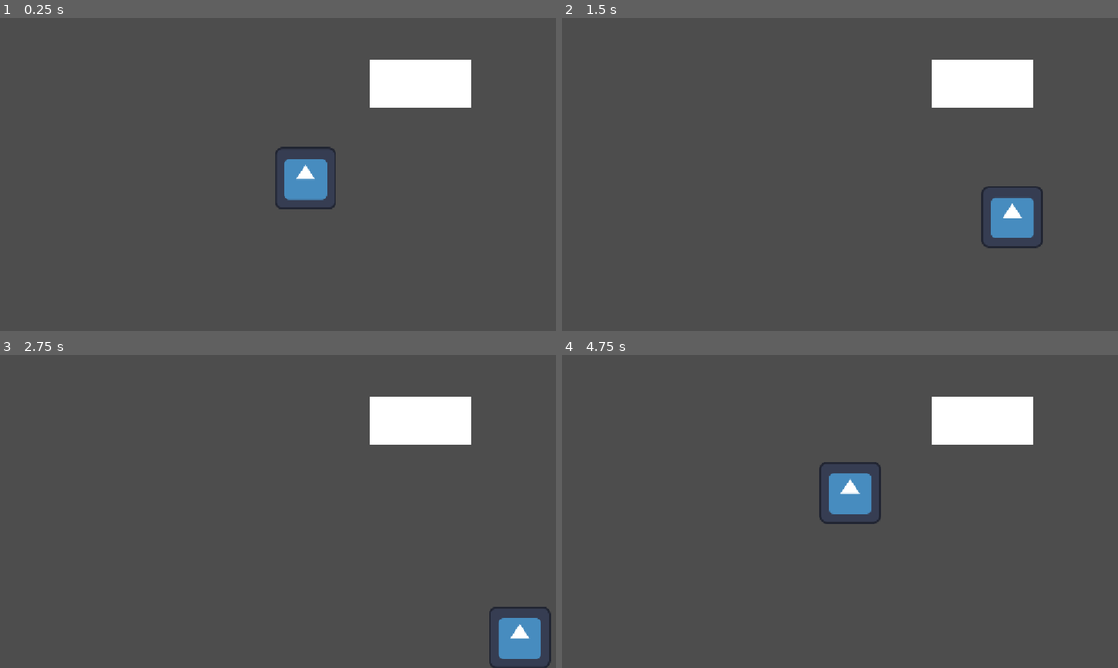
Above: before the commit, frames 1-4 (two rows, left to right).
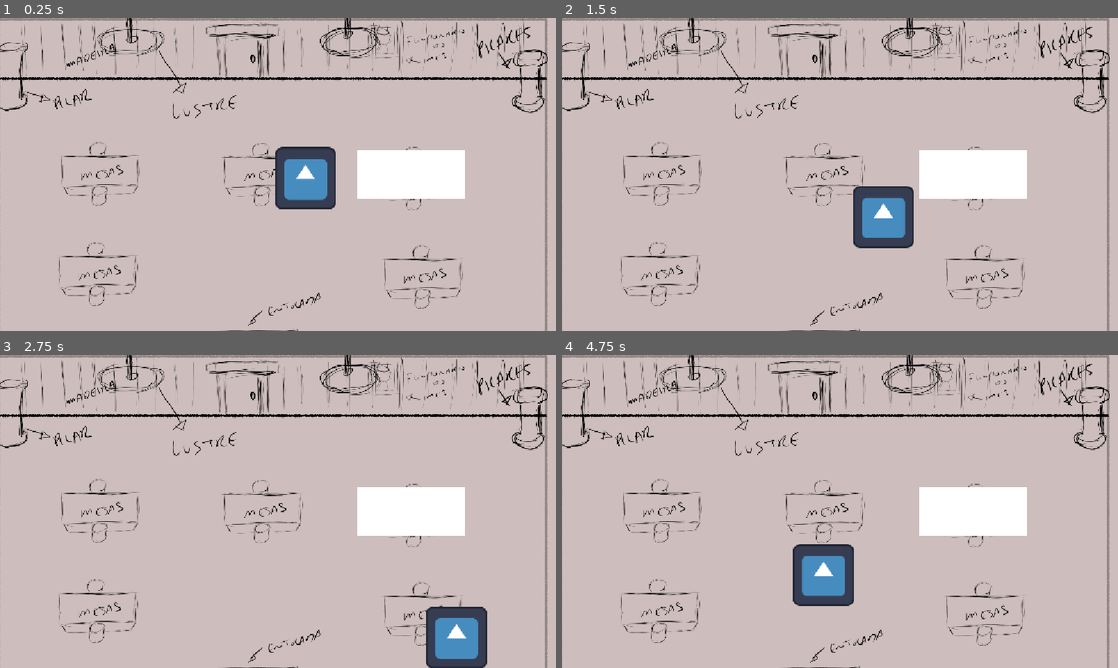
Above: after the commit, the same moments.

Repository: JohnOnias/Projeto-IDJD
Game: Godot game, scene res://node_2d.tscn
Same seed, same stepped clock (60 frames per second), same inputs: the game is played once before the commit and once after it. The engine's default icon, where the game draws it, is replaced by a stand-in: a white triangle on a blue panel in a dark square.
Inputs:
- Up to frame 1 (0.25 s): no input
- Up to frame 2 (1.5 s): tap Enter at 0.5 s; hold Right (ui_right) 0.53-1.28 s; hold Down (ui_down) from 1.28 s (still down)
- Up to frame 3 (2.75 s): release Down (ui_down) at 2.03 s; hold Right (ui_right) from 2.03 s (still down)
- Up to frame 4 (4.75 s): release Right (ui_right) at 2.78 s; hold Up (ui_up) 2.78-3.53 s; hold Left (ui_left) from 3.53 s (still down)

The runs differ from the first frame. In frame 1, 97% of the frame differs, in the area x 0-100%, y 0-100%; in frame 2, 98%; in frame 3, 98%; in frame 4, 98%.

Commit message:
adição da cena principal

Diff:
--- a/node_2d.tscn
+++ b/node_2d.tscn
@@ -2,6 +2,7 @@
 
 [ext_resource type="Script" uid="uid://cr2xy4wb2i3q6" path="res://character_body_2d.gd" id="1_0e48y"]
 [ext_resource type="Texture2D" uid="uid://bwwhlsprrckb5" path="res://icon.svg" id="1_wtcfe"]
+[ext_resource type="Texture2D" uid="uid://ffcwl01poaga" path="res://art/cassino_sala_interna(temporario).jpg" id="3_epypp"]
 
 [sub_resource type="CapsuleShape2D" id="CapsuleShape2D_0e48y"]
 radius = 77.0
@@ -34,7 +35,7 @@
 texture = ExtResource("1_wtcfe")
 
 [node name="CollisionShape2D" type="CollisionShape2D" parent="CharacterBody2D (Principal)" unique_id=1622032637]
-position = Vector2(631, 333)
+position = Vector2(633, 333)
 shape = SubResource("CapsuleShape2D_0e48y")
 
 [node name="StaticBody2D (Paredes)" type="StaticBody2D" parent="." unique_id=1779946468]
@@ -60,10 +61,20 @@
 position = Vector2(-20, 25)
 
 [node name="CollisionShape2D" type="CollisionShape2D" parent="StaticBody2D (Mesa)" unique_id=1135519040]
-position = Vector2(893, 109.5)
+position = Vector2(871, 298)
 shape = SubResource("RectangleShape2D_syjmg")
 
 [node name="Sprite2D" type="Sprite2D" parent="StaticBody2D (Mesa)" unique_id=1512309100]
-position = Vector2(890.5, 110.75)
-scale = Vector2(209, -99.50001)
+position = Vector2(872, 299)
+scale = Vector2(222.99998, -103)
 texture = SubResource("CanvasTexture_g04yl")
+
+[node name="StaticBody2D (Fundo)" type="StaticBody2D" parent="." unique_id=571247189]
+
+[node name="Sprite2D (Fundo Cassino)" type="Sprite2D" parent="StaticBody2D (Fundo)" unique_id=1398571746]
+z_index = -10
+position = Vector2(569, 331)
+scale = Vector2(0.610677, 0.6356481)
+texture = ExtResource("3_epypp")
+
+[node name="CollisionShape2D" type="CollisionShape2D" parent="StaticBody2D (Fundo)" unique_id=680479057]
Not shown, added: art/cassino_sala_interna(temporario).jpg.import
